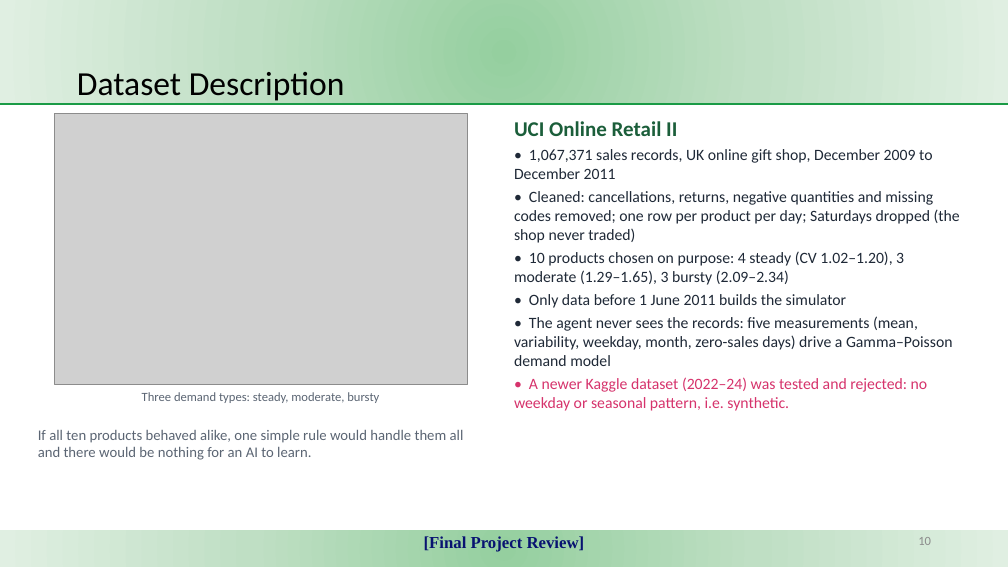
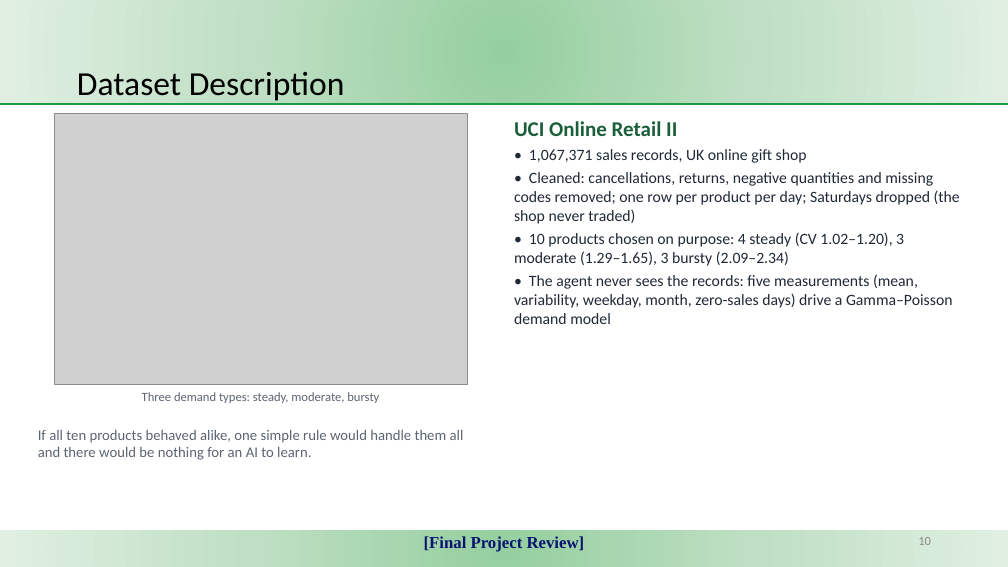
Before and after one commit to KJSK-Koushik/Supply-AI-RL-Explainable-supply-chain-Optimisation, a slide deck: slide 10 of reports/SupplyAI-RL_Final_Project_Review.pptx. Drawn at 1008x567 pixels with LibreOffice and Linux fonts; fonts in the diff are those of the drawing; grey boxes stand for pictures. Boxes give left, top, right and bottom in pixels: in the first picture for what was removed or moved away, otherwise in the second. Text is boxed around its words. In the diff, an @@ line names an element or a change of style, - is before the commit and + after.

Commit message:
Final-review deck: the 25-slide version after the team's edits
Removed the data-age, error-analysis, engineering-evidence and limitations
slides, and brought the outline in line with what is left. The build script
(scripts/build_final_deck.py) still produces the longer 29-slide draft.

```diff
--- a/reports/SupplyAI-RL_Final_Project_Review.pptx
+++ b/reports/SupplyAI-RL_Final_Project_Review.pptx
@@ text at [529,149,807,163]: text changed @@
-• 1,067,371 sales records, UK online gift shop, December 2009 to December 2011
+• 1,067,371 sales records, UK online gift shop
@@ text at [529,294,846,308]: paragraph removed @@
-• Only data before 1 June 2011 builds the simulator
@@ text at [514,377,928,411]: paragraph removed @@
-• A newer Kaggle dataset (2022–24) was tested and rejected: no weekday or seasonal pattern, i.e. synthetic.
```
Also in this commit, not shown: 3 other slides changed, 4 slides removed.
